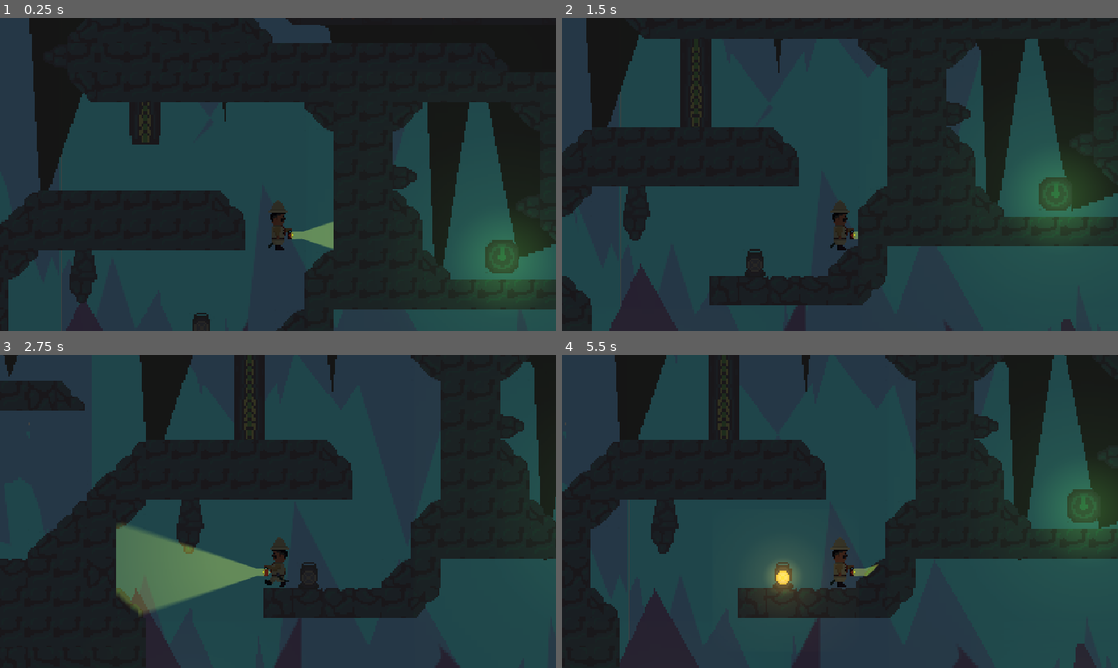
Above: before the commit, frames 1-4 (two rows, left to right).
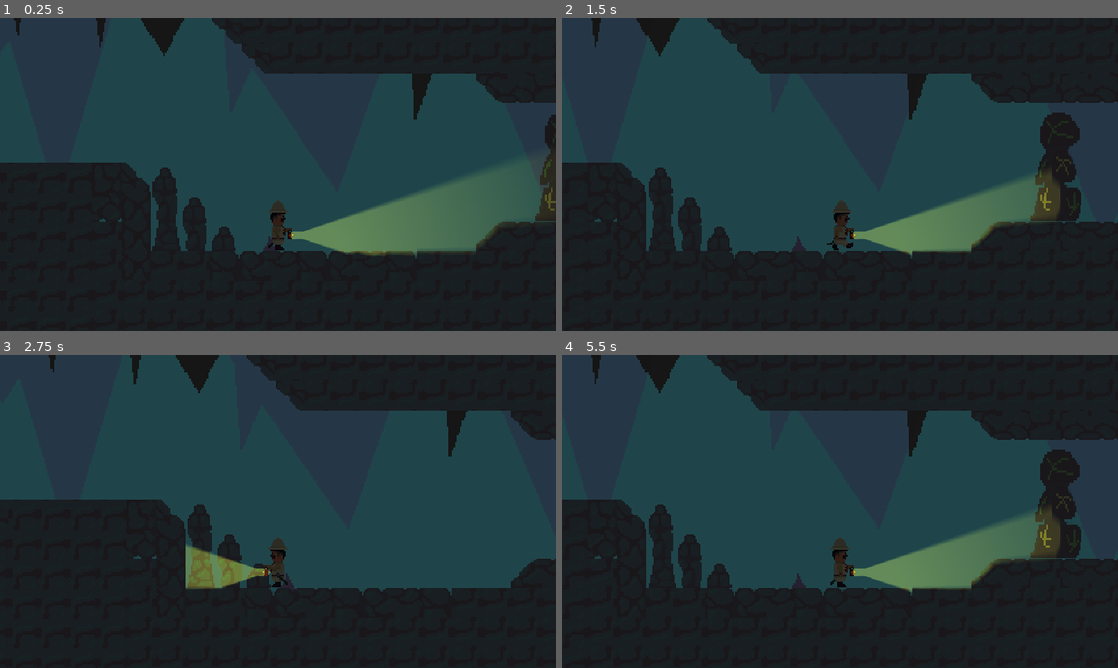
Above: after the commit, the same moments.

Repository: pdues/LD60
Game: Godot game, scene res://scene/Level2.tscn
The game is run twice, just before and just after one commit, with the same random seed, the same clock (stepped at 60 frames per second) and the same inputs. This scene is started directly instead of the project's main scene. The engine's default icon, where the game draws it, is replaced by a stand-in: a white triangle on a blue panel in a dark square.
Inputs:
- Up to frame 1 (0.25 s): no input
- Up to frame 2 (1.5 s): hold G 0.53-1.28 s; hold Right (ui_right) from 0.53 s (still down); tap Space (ui_select) at 0.77 s; tap E at 1.35 s
- Up to frame 3 (2.75 s): tap Space (ui_select) at 1.52 s; release Right (ui_right) at 2.03 s; hold Left (ui_left) from 2.03 s (still down); hold G from 2.03 s (still down)
- Up to frame 4 (5.5 s): release Left (ui_left) at 2.78 s; release G at 2.78 s; hold Right (ui_right) 2.78-4.28 s; tap E at 2.85, 4.35 s; tap Space (ui_select) at 3.02, 3.77, 4.52 s; hold G 3.53-4.28 s; hold Left (ui_left) 4.28-5.03 s; hold Right (ui_right) from 5.03 s (still down); hold G from 5.03 s (still down)

The runs differ from the first frame. In frame 1, 53% of the frame differs, in the area x 0-100%, y 0-100%; in frame 2, 55%; in frame 3, 52%; in frame 4, 60%.

Commit message:
minimale fixes

Diff:
--- a/ld-60-game/scene/Level1.tscn
+++ b/ld-60-game/scene/Level1.tscn
@@ -125,7 +125,7 @@
 fill = 1
 fill_from = Vector2(0.4826087, 0.47391304)
 
-[node name="Node2D" type="Node2D" unique_id=1215644629]
+[node name="Node2D2" type="Node2D" unique_id=1215644629]
 
 [node name="player" parent="." unique_id=963260103 node_paths=PackedStringArray("respawnpoint") instance=ExtResource("1_pu4bb")]
 z_index = 11
--- a/ld-60-game/scene/Level2.tscn
+++ b/ld-60-game/scene/Level2.tscn
@@ -109,6 +109,30 @@
 physics_layer_0/physics_material = SubResource("PhysicsMaterial_hjkxd")
 sources/0 = SubResource("TileSetAtlasSource_8pvpx")
 
+[sub_resource type="Resource" id="Resource_ma57r"]
+resource_local_to_scene = true
+resource_name = "EnemyStats"
+script = ExtResource("10_pfv2s")
+max_health = 5
+current_health = 5
+metadata/_custom_type_script = "uid://d22ir26i1nexq"
+
+[sub_resource type="Resource" id="Resource_4nof5"]
+resource_local_to_scene = true
+resource_name = "EnemyStats"
+script = ExtResource("10_pfv2s")
+max_health = 5
+current_health = 5
+metadata/_custom_type_script = "uid://d22ir26i1nexq"
+
+[sub_resource type="Resource" id="Resource_skiai"]
+resource_local_to_scene = true
+resource_name = "EnemyStats"
+script = ExtResource("10_pfv2s")
+max_health = 5
+current_health = 5
+metadata/_custom_type_script = "uid://d22ir26i1nexq"
+
 [sub_resource type="Resource" id="Resource_4ayjn"]
 resource_local_to_scene = true
 resource_name = "EnemyStats"
@@ -117,35 +141,11 @@
 current_health = 5
 metadata/_custom_type_script = "uid://d22ir26i1nexq"
 
-[sub_resource type="Resource" id="Resource_pq1ja"]
-resource_local_to_scene = true
-resource_name = "EnemyStats"
-script = ExtResource("10_pfv2s")
-max_health = 5
-current_health = 5
-metadata/_custom_type_script = "uid://d22ir26i1nexq"
-
-[sub_resource type="Resource" id="Resource_31vet"]
-resource_local_to_scene = true
-resource_name = "EnemyStats"
-script = ExtResource("10_pfv2s")
-max_health = 5
-current_health = 5
-metadata/_custom_type_script = "uid://d22ir26i1nexq"
-
-[sub_resource type="Resource" id="Resource_dcrep"]
-resource_local_to_scene = true
-resource_name = "EnemyStats"
-script = ExtResource("10_pfv2s")
-max_health = 5
-current_health = 5
-metadata/_custom_type_script = "uid://d22ir26i1nexq"
-
-[node name="Node2D" type="Node2D" unique_id=1179242632]
+[node name="Node2D2" type="Node2D" unique_id=1179242632]
 
 [node name="player" parent="." unique_id=963260103 node_paths=PackedStringArray("respawnpoint") instance=ExtResource("1_a3hhw")]
 z_index = 11
-position = Vector2(1476, 49)
+position = Vector2(51, 128)
 respawnpoint = NodePath("../respawnpoint_begin")
 
 [node name="Camera2D" type="Camera2D" parent="player" unique_id=329846752]
--- a/ld-60-game/scene/level3.tscn
+++ b/ld-60-game/scene/level3.tscn
@@ -104,6 +104,22 @@
 physics_layer_0/physics_material = SubResource("PhysicsMaterial_hjkxd")
 sources/0 = SubResource("TileSetAtlasSource_8pvpx")
 
+[sub_resource type="Resource" id="Resource_7k4yc"]
+resource_local_to_scene = true
+resource_name = "EnemyStats"
+script = ExtResource("9_sdohn")
+max_health = 5
+current_health = 5
+metadata/_custom_type_script = "uid://d22ir26i1nexq"
+
+[sub_resource type="Resource" id="Resource_sdohn"]
+resource_local_to_scene = true
+resource_name = "EnemyStats"
+script = ExtResource("9_sdohn")
+max_health = 5
+current_health = 5
+metadata/_custom_type_script = "uid://d22ir26i1nexq"
+
 [sub_resource type="Resource" id="Resource_87m6s"]
 resource_local_to_scene = true
 resource_name = "EnemyStats"
@@ -112,22 +128,6 @@
 current_health = 5
 metadata/_custom_type_script = "uid://d22ir26i1nexq"
 
-[sub_resource type="Resource" id="Resource_8s5jp"]
-resource_local_to_scene = true
-resource_name = "EnemyStats"
-script = ExtResource("9_sdohn")
-max_health = 5
-current_health = 5
-metadata/_custom_type_script = "uid://d22ir26i1nexq"
-
-[sub_resource type="Resource" id="Resource_m1fuq"]
-resource_local_to_scene = true
-resource_name = "EnemyStats"
-script = ExtResource("9_sdohn")
-max_health = 5
-current_health = 5
-metadata/_custom_type_script = "uid://d22ir26i1nexq"
-
 [node name="Node2D" type="Node2D" unique_id=1179242632]
 
 [node name="player" parent="." unique_id=963260103 node_paths=PackedStringArray("respawnpoint") instance=ExtResource("1_565cw")]
Not shown: 2 places in ld-60-game/scene/Level1.tscn that only renumber resources
Not shown: 1 places in ld-60-game/scene/Level2.tscn that only renumber resources
Not shown: 1 places in ld-60-game/scene/level3.tscn that only renumber resources
